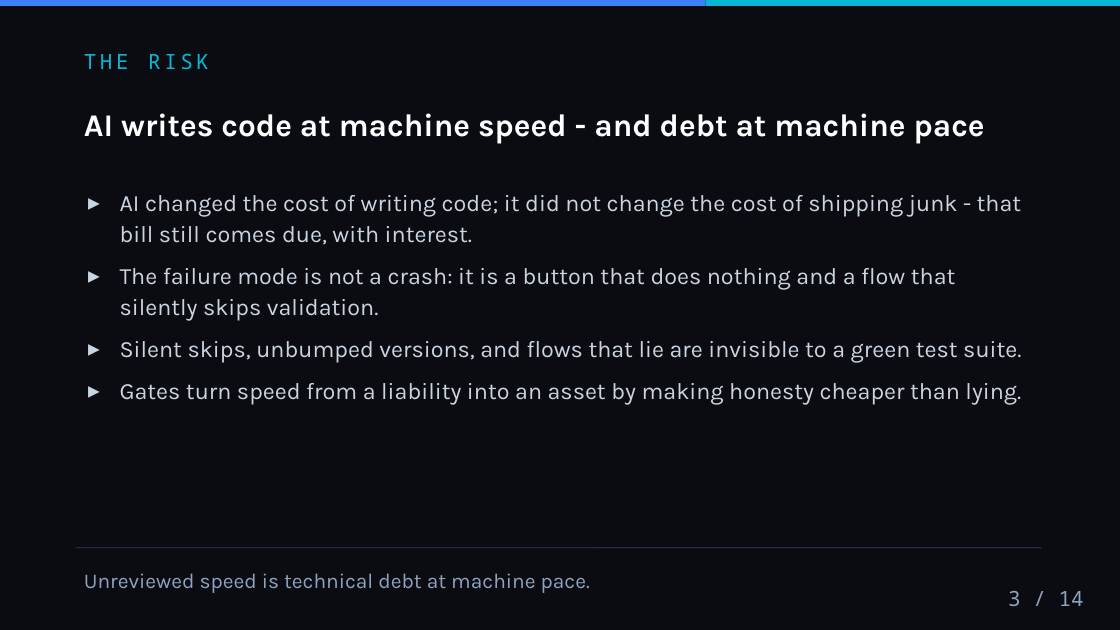
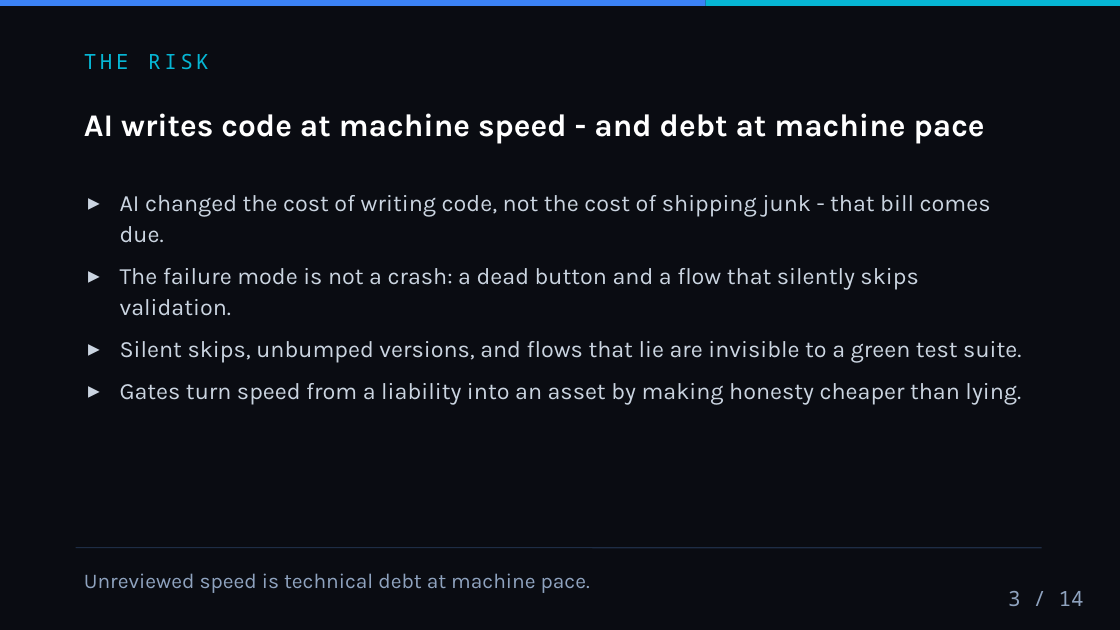
Before and after one commit to rezalianvatiady/rezalianvatiady.github.io, a slide deck: slide 3 of decks/quality-gates.pptx. Drawn at 1120x630 pixels with LibreOffice and Linux fonts; fonts in the diff are those of the drawing. Boxes give left, top, right and bottom in pixels: in the first picture for what was removed or moved away, otherwise in the second. Text is boxed around its words. In the diff, an @@ line names an element or a change of style, - is before the commit and + after.

Commit message:
v3.3.1 - CRY-9 refinement x30: content depth 24 articles >2.5K + related links, deck bullet/title sharpening + 8 pptx resync, WCAG contrast/placeholder/reduced-motion/heading-hierarchy, unified footers, dead GitHub repo links fixed, deck viewer overlap fix, SEO meta, README v3.3

```diff
--- a/decks/quality-gates.pptx
+++ b/decks/quality-gates.pptx
@@ text at (x1=120, y1=195, x2=991, y2=316): text changed @@
-▸ AI changed the cost of writing code; it did not change the cost of shipping junk - that bill still comes due, with interest.
-▸ The failure mode is not a crash: it is a button that does nothing and a flow that silently skips validation.
+▸ AI changed the cost of writing code, not the cost of shipping junk - that bill comes due.
+▸ The failure mode is not a crash: a dead button and a flow that silently skips validation.
```
Also in this commit, not shown: 2 other slides changed, 16 other files.
